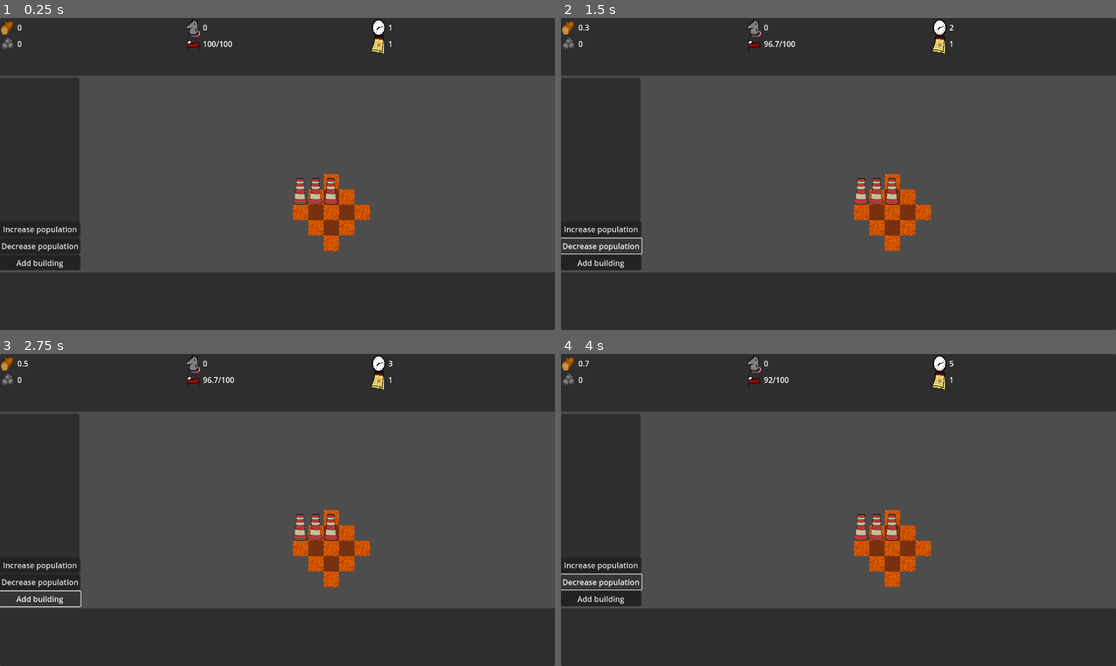
Above: before the commit, frames 1-4 (two rows, left to right).
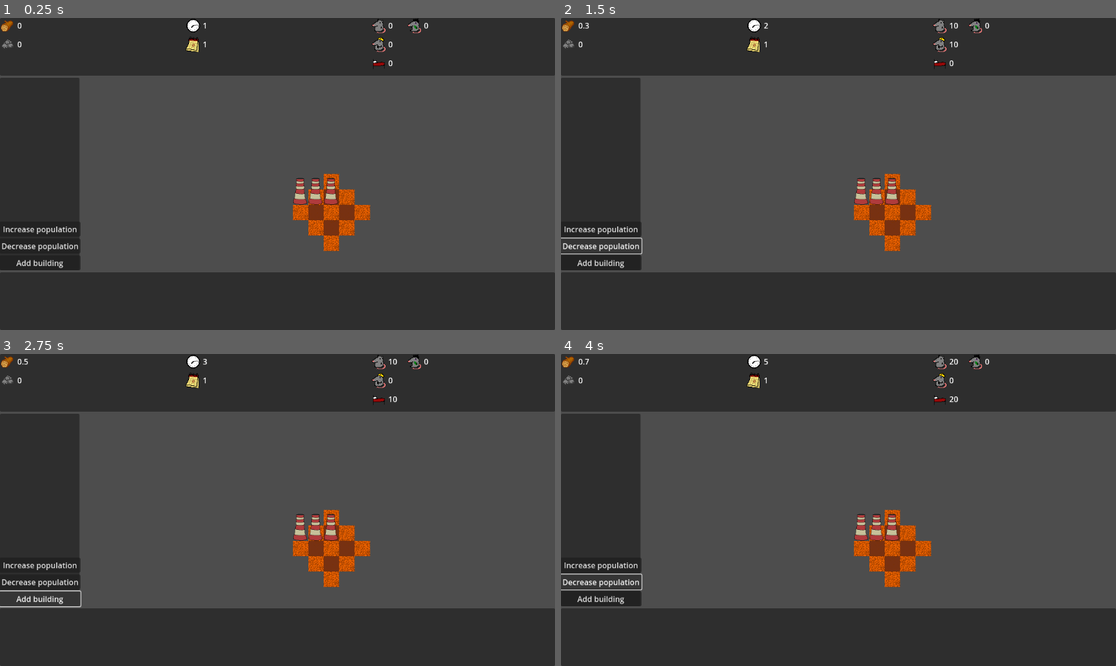
Above: after the commit, the same moments.

Repository: Roling551/td
Game: Godot game, scene res://scenes/node_2d.tscn
Two runs of this game, one before a commit and one after it. Both use one fixed random seed, a clock stepped at 60 frames per second and the inputs below.
Inputs:
- Up to frame 1 (0.25 s): no input
- Up to frame 2 (1.5 s): click "Increase population" at 0.5 s; click "Decrease population" at 1.25 s
- Up to frame 3 (2.75 s): click "Add building" at 2 s
- Up to frame 4 (4 s): click "Increase population" at 2.75 s; click "Decrease population" at 3.5 s

The runs differ from the first frame. In frame 1, 0.7% of the frame differs, in the area x 0-78%, y 0-17%; in frame 2, 0.7%; in frame 3, 0.7%; in frame 4, 0.7%.

Commit message:
Change population from number to array of obcjects

Diff:
--- a/scenes/node_2d.tscn
+++ b/scenes/node_2d.tscn
@@ -69,15 +69,15 @@
 size_flags_horizontal = 3
 script = ExtResource("3_84qfj")
 
+[node name="TimeContainer" type="VFlowContainer" parent="CanvasLayer/VBoxContainer/UpperPanel/Panel/HBoxContainer"]
+layout_mode = 2
+size_flags_horizontal = 3
+script = ExtResource("5_4l5ov")
+
 [node name="PopulationContainer" type="VFlowContainer" parent="CanvasLayer/VBoxContainer/UpperPanel/Panel/HBoxContainer"]
 layout_mode = 2
 size_flags_horizontal = 3
 script = ExtResource("4_1cowe")
-
-[node name="TimeContainer" type="VFlowContainer" parent="CanvasLayer/VBoxContainer/UpperPanel/Panel/HBoxContainer"]
-layout_mode = 2
-size_flags_horizontal = 3
-script = ExtResource("5_4l5ov")
 
 [node name="MiddlePart" type="Control" parent="CanvasLayer/VBoxContainer"]
 layout_mode = 2
--- a/scenes/resource_item.tscn
+++ b/scenes/resource_item.tscn
@@ -3,7 +3,7 @@
 [ext_resource type="Script" path="res://scripts/ResourceItem.gd" id="1_qsjfi"]
 
 [node name="resource_item" type="Control"]
-custom_minimum_size = Vector2(30, 30)
+custom_minimum_size = Vector2(70, 35)
 layout_mode = 3
 anchors_preset = 15
 anchor_right = 1.0
@@ -14,8 +14,8 @@
 
 [node name="HBoxContainer" type="HBoxContainer" parent="."]
 layout_mode = 0
-offset_right = 40.0
-offset_bottom = 40.0
+offset_right = 14.0
+offset_bottom = 26.0
 
 [node name="TextureRect" type="TextureRect" parent="HBoxContainer"]
 layout_mode = 2
--- /dev/null
+++ b/scripts/Citizen.gd
@@ -0,0 +1,7 @@
+extends Node
+class_name Citizen
+
+var rest = 1.0
+
+func change_rest(change):
+	rest = clamp(rest+change, 0.0, 1.0)
--- a/scripts/City.gd
+++ b/scripts/City.gd
@@ -4,13 +4,17 @@
 var population_container
 
 var label
-var assigned_population = 0
+var assigned_population = []
 
 func _init(_population_container):
 	population_container = _population_container
 
+func reset_population():
+	assigned_population = []
+
 func assign_population(population):
-	assigned_population = population
+	assigned_population.append_array(population)
 
 func action():
-	population_container.change_rest(0.1, assigned_population)
+	for citizen in assigned_population:
+		citizen.change_rest(0.1)
--- a/scripts/PopulationContainer.gd
+++ b/scripts/PopulationContainer.gd
@@ -2,66 +2,83 @@
 
 @onready var resource_item_prototype = preload("res://scenes/resource_item.tscn")
 @onready var population_sprite = preload("res://sprites/resource_sprites/rat.png")
+@onready var working_sprite = preload("res://sprites/resource_sprites/working.png")
+@onready var unemployed_sprite = preload("res://sprites/resource_sprites/unemployed.png")
 @onready var bed_sprite = preload("res://sprites/resource_sprites/bed.png")
 var population_item
+var working_item
 var rest_item
+var unemployed_item
 
-var population = 0
-var rest = 1
-
-const needs_display_multiplication = 100
+var population = []
+var working_population = []
+var resting_population = []
+var unemployed_population = []
 
 func _ready():
 	population_item = resource_item_prototype.instantiate()
 	add_child(population_item)
 	population_item.set_icon(population_sprite)
+	working_item = resource_item_prototype.instantiate()
+	add_child(working_item)
+	working_item.set_icon(working_sprite)
 	rest_item = resource_item_prototype.instantiate()
 	add_child(rest_item)
 	rest_item.set_icon(bed_sprite)
+	unemployed_item = resource_item_prototype.instantiate()
+	add_child(unemployed_item)
+	unemployed_item.set_icon(unemployed_sprite)
 	update()
 
 func update():
-	rest = clamp(rest, 0, 1)
-	population_item.set_text(str(population))
-	rest_item.set_text(str(snapped(rest * needs_display_multiplication, 0.1)) + "/100")
+	population_item.set_text(str(population.size()))
+	working_item.set_text(str(working_population.size() - unemployed_population.size()))
+	rest_item.set_text(str(resting_population.size()))
+	unemployed_item.set_text(str(unemployed_population.size()))
 
 func change_population(population_change):
-	population = max(0,population_change+population)
-
-func change_rest(change, affected_population):
-	if population > 0:
-		rest += change * (float(affected_population) / float(population)) / float(GlobalConst.frame_per_hour)
+	if population_change>0:
+		for i in population_change:
+			population.append(Citizen.new())
 
 func assign_population(buildings, city):
-	var resting_population = ceil(population * (1-rest))
-	var working_population = population - resting_population
+	working_population = []
+	resting_population = []
+	unemployed_population = []
+	for citizen in population:
+		if citizen.rest > 0.5:
+			working_population.append(citizen)
+		else:
+			resting_population.append(citizen)
 
-	var needed_workers = 0
-	var buildings_needing_workers = 0
+	var needed_workers_num = 0
+	city.reset_population()
 	for building in buildings:
 		if building.building_components.has("population"):
-			buildings_needing_workers += 1
-			needed_workers += building.building_components["population"].max_population
-	var unemployed_population = 0
-	if working_population >= needed_workers:
-		unemployed_population = working_population - needed_workers
+			building.building_components["population"].reset_population()
+			needed_workers_num += building.building_components["population"].max_population
+	if working_population.size() >= needed_workers_num:
+		unemployed_population = working_population.slice(needed_workers_num)
+		var assigned_population_num = 0
 		for building in buildings:
 			if building.building_components.has("population"):
 				var population_component = building.building_components["population"]
-				population_component.assigned_population = population_component.max_population
+				var population_to_assign = working_population.slice(assigned_population_num, assigned_population_num+population_component.max_population)
+				population_component.assign_population(population_to_assign)
+				assigned_population_num += population_component.max_population
 	else:
-		var assigned_population = 0
+		var assigned_population_num = 0
 		for building in buildings:
 			if building.building_components.has("population"):
 				var population_component = building.building_components["population"]
-				var population_to_assign = floor(working_population * population_component.max_population / needed_workers)
-				population_component.assigned_population = population_to_assign
-				assigned_population += population_to_assign
-		var n = working_population - assigned_population
+				var population_to_assign_num = floor(working_population.size() * population_component.max_population / needed_workers_num)
+				population_component.assign_population(working_population.slice(assigned_population_num, assigned_population_num+population_to_assign_num))
+				assigned_population_num += population_to_assign_num
 		for building in buildings:
 			if building.building_components.has("population"):
-				if n == 0:
+				if assigned_population_num == working_population.size():
 					break
-				building.building_components["population"].assigned_population += 1
-				n -= 1
-	city.assign_population(resting_population + unemployed_population)
+				building.building_components["population"].assign_population(working_population.slice(assigned_population_num, assigned_population_num+1))
+				assigned_population_num += 1
+	city.assign_population(resting_population)
+	city.assign_population(unemployed_population)
--- a/scripts/PopultionComponent.gd
+++ b/scripts/PopultionComponent.gd
@@ -6,7 +6,7 @@
 var container
 var label
 var max_population = 10
-var assigned_population = 0
+var assigned_population = []
 
 func _init(_population_container):
 	population_container = _population_container
@@ -15,7 +15,8 @@
 	return true
 
 func action():
-	population_container.change_rest(-0.1, assigned_population)
+	for citizen in assigned_population:
+		citizen.change_rest(-0.1)
 
 func activate_ui(container_):
 	container = container_
@@ -27,10 +28,13 @@
 	c.add_child(label)
 
 func update_ui():
-	label.text = str(assigned_population,"/",max_population)
+	label.text = str(assigned_population.size(),"/",max_population)
 
 func get_wanted_population():
 	return max_population
 
+func reset_population():
+	assigned_population = []
+
 func assign_population(population):
-	assigned_population = population
+	assigned_population.append_array(population)
Binary file added: sprites/resource_sprites/unemployed.png
Not shown, added: sprites/resource_sprites/unemployed.png.import
Binary file added: sprites/resource_sprites/working.png
Not shown, added: sprites/resource_sprites/working.png.import
